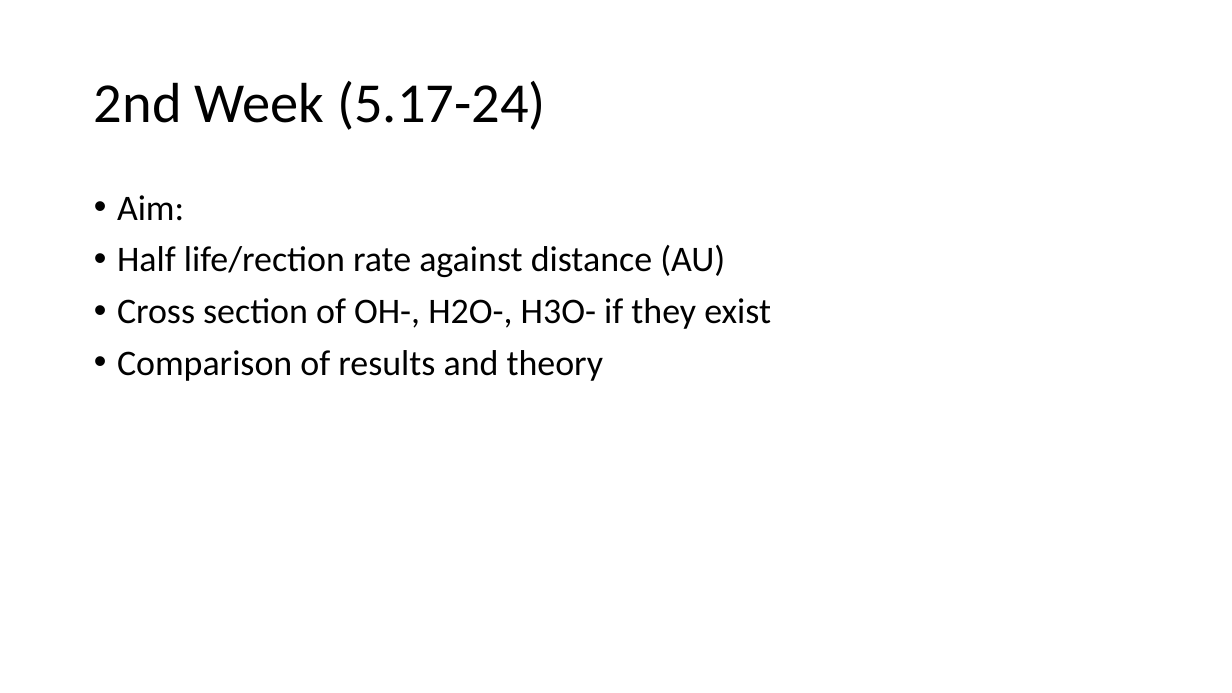
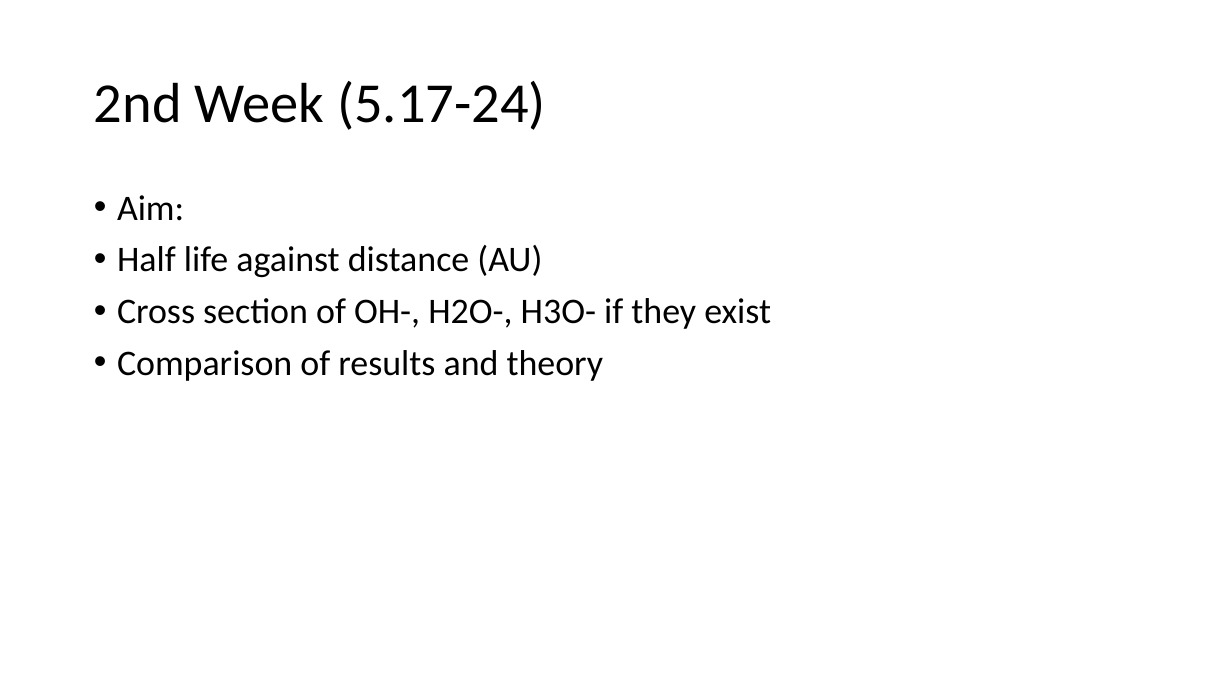
Before and after one commit to CubeOvO/Saturn, a slide deck: slide 8 of week4/Photodetachment Rate at Saturn - Draft.pptx. Drawn at 1232x693 pixels with LibreOffice and Linux fonts; fonts in the diff are those of the drawing. Boxes give left, top, right and bottom in pixels: in the first picture for what was removed or moved away, otherwise in the second. Text is boxed around its words. In the diff, an @@ line names an element or a change of style, - is before the commit and + after.

```diff
--- a/week4/Photodetachment Rate at Saturn - Draft.pptx
+++ b/week4/Photodetachment Rate at Saturn - Draft.pptx
@@ text at bbox=[117, 245, 542, 277]: text changed @@
-• Half life/rection rate against distance (AU)
+• Half life against distance (AU)
```
Also in this commit, not shown: 8 other slides changed.
